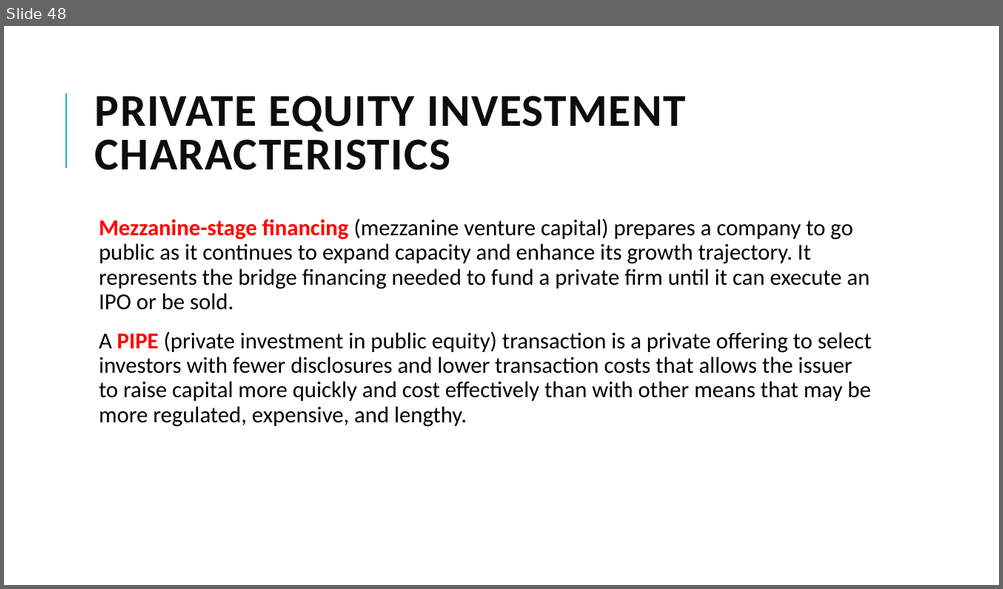
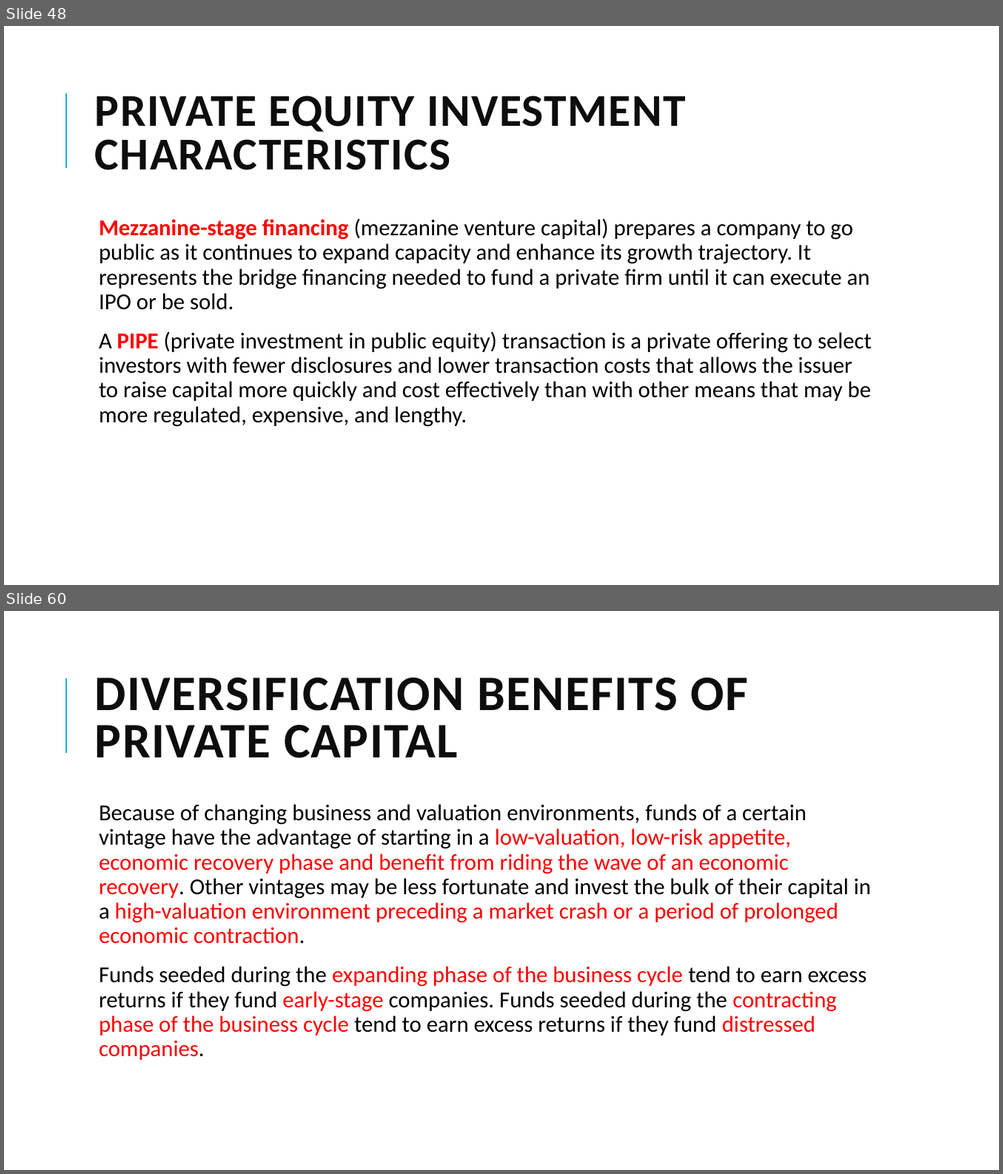
Before and after one commit to Isco0530/data, a slide deck: 2024Alternative.pptx. Shown one above the other, each under a label of ours: slide 48 before the commit, slides 48 and 60 after it; the slides between them are not shown. The pictures are 1003x589 and 1003x1174 pixels, drawn with LibreOffice and Linux fonts; fonts in the diff are those of the drawing. Boxes give left, top, right and bottom in pixels: in the first picture for what was removed or moved away, otherwise in the second. Text is boxed around its words. In the diff, an @@ line names an element or a change of style, - is before the commit and + after.

```diff
--- a/2024Alternative.pptx
+++ b/2024Alternative.pptx
@@ slide 60 added at box(4, 611, 999, 1170), background #FFFFFF; not listed: 1 template element that a slide beside it also shows @@
@@ title added at box(95, 678, 748, 758), 48 pt, text #0D0D0D, bold @@
+DIVERSIFICATION BENEFITS OF PRIVATE CAPITAL
@@ text added at box(99, 804, 871, 1060), 22 pt, text #000000 @@
+  Because of changing business and valuation environments, funds of a certain vintage have the advantage of starting in a low-valuation, low-risk appetite, economic recovery phase and benefit from riding the wave of an economic recovery. Other vintages may be less fortunate and invest the bulk of their capital in a high-valuation environment preceding a market crash or a period of prolonged economic contraction.
+  Funds seeded during the expanding phase of the business cycle tend to earn excess returns if they fund early-stage companies. Funds seeded during the contracting phase of the business cycle tend to earn excess returns if they fund distressed companies.
```
Also in this commit, not shown: 4 slides changed, 7 other slides added.
